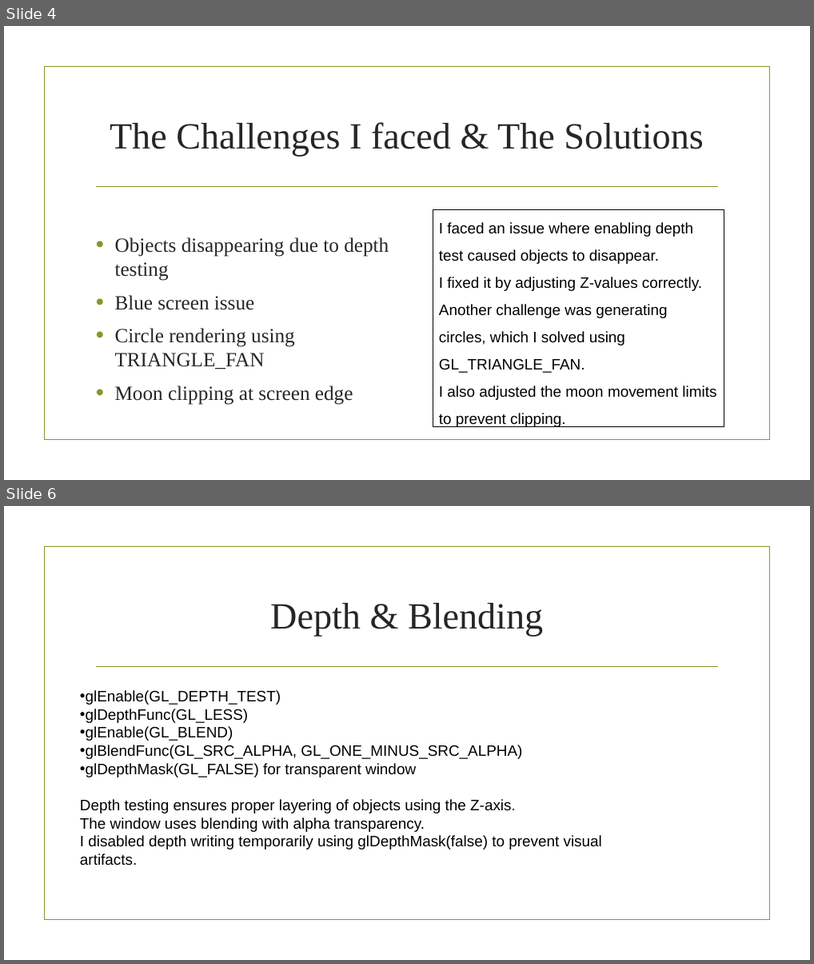
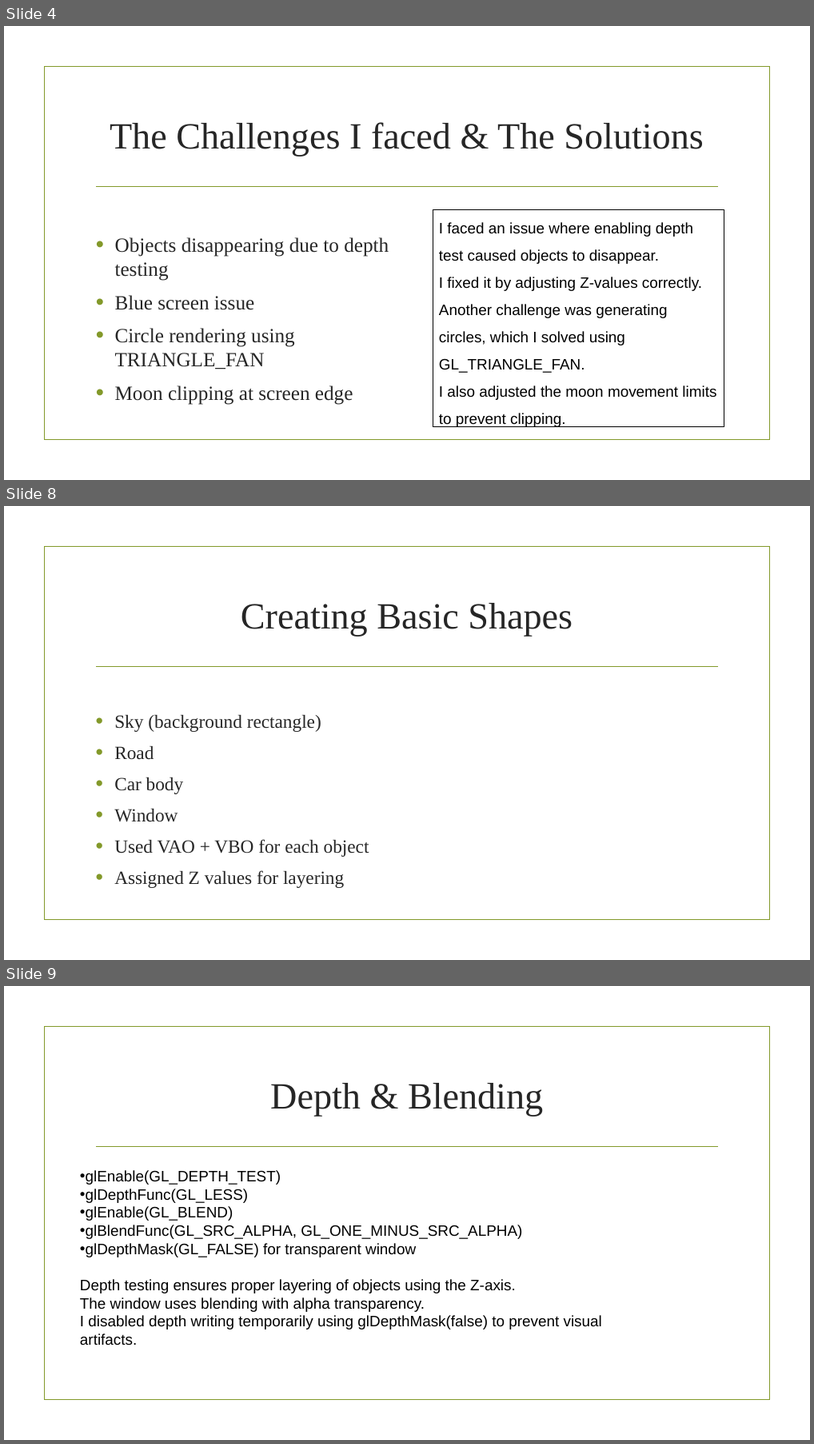
Before and after one commit to leen-911/Computer-Graphics-Projects, a slide deck: CG_First Project/cg_1st_project.pptx. Shown one above the other, each under a label of ours: slides 4 and 6 before the commit, slides 4, 8 and 9 after it; the slides between them are not shown. The pictures are 814x964 and 814x1444 pixels, drawn with LibreOffice and Linux fonts; fonts in the diff are those of the drawing; background and template pictures are left out. Boxes give left, top, right and bottom in pixels: in the first picture for what was removed or moved away, otherwise in the second. Text is boxed around its words. In the diff, an @@ line names an element or a change of style, - is before the commit and + after.

```diff
--- a/CG_First Project/cg_1st_project.pptx
+++ b/CG_First Project/cg_1st_project.pptx
@@ slide 8 added at (4, 506, 810, 960), background picture (left out); not listed: 2 template elements that a slide beside it also shows @@
@@ title added at (241, 603, 573, 636), 44 pt, text #262626 @@
+Creating Basic Shapes
@@ text added at (114, 715, 370, 888), 22.2 pt, text #262626 @@
+• Sky (background rectangle)
+• Road
+• Car body
+• Window
+• Used VAO + VBO for each object
+• Assigned Z values for layering
@@ what was slide 6 is now slide 9 @@
```
Also in this commit, not shown: 4 other slides added.
